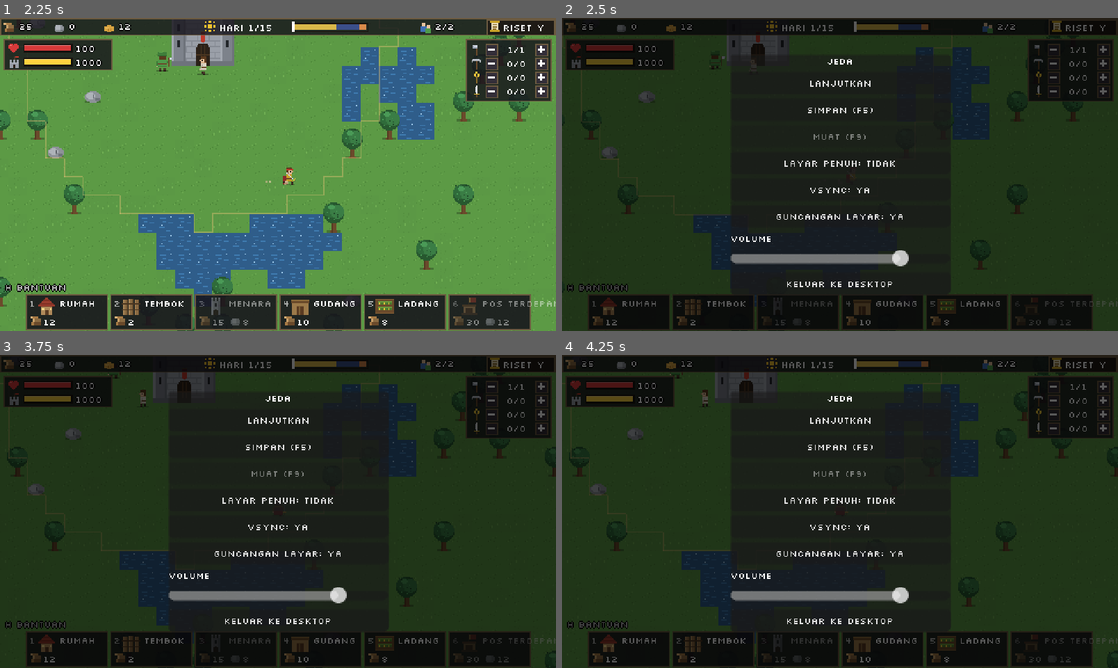
Above: before the commit, frames 1-4 (two rows, left to right).
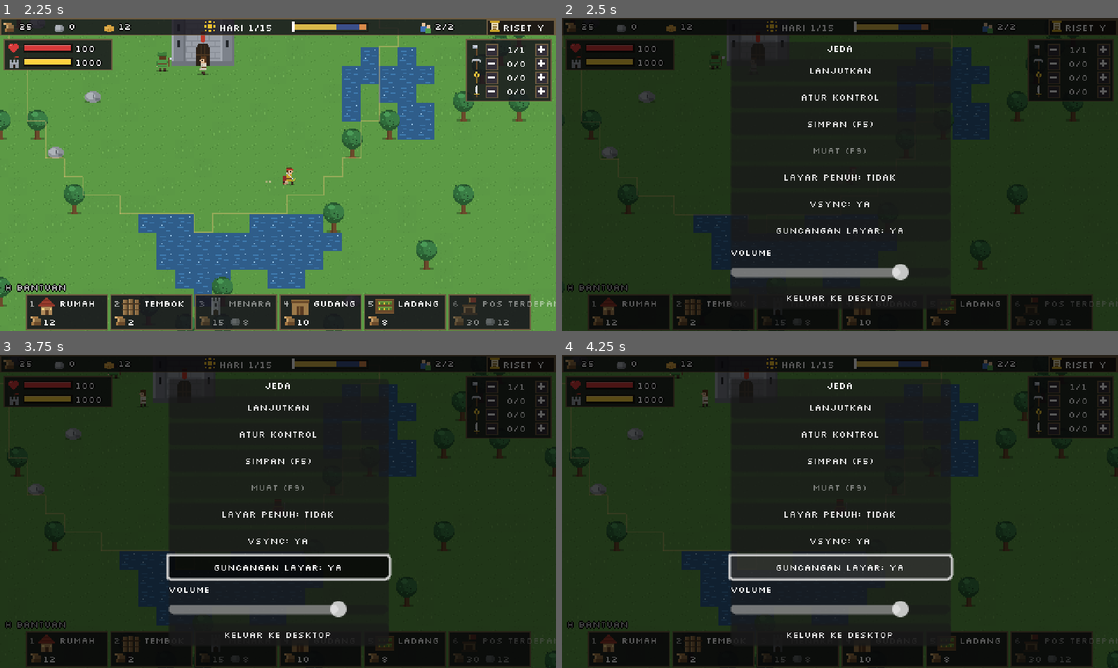
Above: after the commit, the same moments.

Repository: shimleabyte/hold-the-keep
Game: Godot game, scene res://scenes/main.tscn
Same seed, same stepped clock (60 frames per second), same inputs: the game is played once before the commit and once after it.
Inputs (mouse positions are in pixels of both pictures, inside the frame that each line leads up to):
- Up to frame 1 (2.25 s): tap Enter at 0.5 s; move the mouse to (400, 158) at 0.52 s; hold D (move_right) 0.53-1.28 s; hold F (attack) 0.53-1.28 s; click (400, 158) at 0.67 s; tap Space at 0.77, 1.52 s; tap E (interact) at 0.8, 1.35 s; move the mouse to (166, 190) at 1.27 s; hold S (move_down) 1.28-2.03 s; tap Shift (sprint) at 1.55 s; move the mouse to (333, 105) at 2.02 s; hold D (move_right) from 2.03 s (still down); hold Shift (sprint) from 2.03 s (still down)
- Up to frame 2 (2.5 s): keep holding D (move_right); keep holding Shift (sprint); tap P at 2.3 s
- Up to frame 3 (3.75 s): release D (move_right) at 2.75 s; release Shift (sprint) at 2.75 s; click "Lanjutkan" at 2.75 s; move the mouse to (250, 574) at 3.52 s; hold W (move_up) from 3.53 s (still down); tap P at 3.6 s; click (250, 574) at 3.67 s
- Up to frame 4 (4.25 s): keep holding W (move_up); tap Space at 3.77 s; tap F (attack) at 3.8 s

Frame 1 is identical in both runs. In frame 2, 3.8% of the frame differs, in the area x 30-70%, y 8-94%; in frame 3, 4.7%, in the area x 29-71%, y 8-94%; in frame 4, 4.7%.

Commit message:
Expose core key rebinding in the pause menu

Diff:
--- a/scripts/ui/pause_menu.gd
+++ b/scripts/ui/pause_menu.gd
@@ -9,6 +9,11 @@
 var _vs_btn: Button
 var _sh_btn: Button
 var _vol: HSlider
+var _menu_center: CenterContainer
+var _controls_center: CenterContainer
+var _controls_buttons: Dictionary = {}
+var _controls_status: Label
+var _rebinding_action := ""
 var _blocked := false
 
 
@@ -31,11 +36,11 @@
     dim.size = Vector2(480, 270)
     _root.add_child(dim)
 
-    var center := CenterContainer.new()
-    center.size = Vector2(480, 270)
-    _root.add_child(center)
+    _menu_center = CenterContainer.new()
+    _menu_center.size = Vector2(480, 270)
+    _root.add_child(_menu_center)
     var panel := PanelContainer.new()
-    center.add_child(panel)
+    _menu_center.add_child(panel)
     var box := VBoxContainer.new()
     box.custom_minimum_size = Vector2(190, 0)
     box.add_theme_constant_override("separation", 4)
@@ -47,6 +52,7 @@
     box.add_child(title)
 
     _add_button(box, "Lanjutkan", _toggle)
+    _add_button(box, "Atur kontrol", _open_controls)
     _add_button(box, "Simpan (F5)", func() -> void: SaveSystem.save_current())
     _load_btn = _add_button(box, "Muat (F9)", func() -> void: SaveSystem.request_load())
     _fs_btn = _add_button(box, "", func() -> void:
@@ -72,11 +78,126 @@
     box.add_child(_vol)
 
     _add_button(box, "Keluar ke desktop", func() -> void: get_tree().quit())
+    _build_controls_panel()
 
     Events.menu_requested.connect(_on_menu_requested)
     Events.game_over.connect(func(_d: int) -> void: _blocked = true)
     Events.game_won.connect(func(_d: int) -> void: _blocked = true)
     _refresh()
+
+
+func _build_controls_panel() -> void:
+    _controls_center = CenterContainer.new()
+    _controls_center.size = Vector2(480, 270)
+    _controls_center.visible = false
+    _root.add_child(_controls_center)
+
+    var panel := PanelContainer.new()
+    panel.custom_minimum_size = Vector2(370, 238)
+    _controls_center.add_child(panel)
+
+    var box := VBoxContainer.new()
+    box.add_theme_constant_override("separation", 3)
+    panel.add_child(box)
+
+    var title := Label.new()
+    title.text = "KONTROL UTAMA"
+    title.horizontal_alignment = HORIZONTAL_ALIGNMENT_CENTER
+    box.add_child(title)
+
+    var hint := Label.new()
+    hint.text = "Pilih tombol di kanan, lalu tekan tombol pengganti."
+    hint.horizontal_alignment = HORIZONTAL_ALIGNMENT_CENTER
+    box.add_child(hint)
+
+    var scroll := ScrollContainer.new()
+    scroll.custom_minimum_size = Vector2(350, 150)
+    scroll.size_flags_vertical = Control.SIZE_EXPAND_FILL
+    box.add_child(scroll)
+
+    var rows := VBoxContainer.new()
+    rows.size_flags_horizontal = Control.SIZE_EXPAND_FILL
+    rows.add_theme_constant_override("separation", 2)
+    scroll.add_child(rows)
+
+    var labels := {
+        "move_up": "GERAK ATAS",
+        "move_down": "GERAK BAWAH",
+        "move_left": "GERAK KIRI",
+        "move_right": "GERAK KANAN",
+        "interact": "INTERAKSI",
+        "attack": "SERANG",
+        "sprint": "LARI"
+    }
+    for action in Settings.BINDABLE_ACTIONS:
+        var row := HBoxContainer.new()
+        row.custom_minimum_size.y = 20
+        rows.add_child(row)
+
+        var label := Label.new()
+        label.text = labels.get(action, action.to_upper())
+        label.size_flags_horizontal = Control.SIZE_EXPAND_FILL
+        label.vertical_alignment = VERTICAL_ALIGNMENT_CENTER
+        row.add_child(label)
+
+        var key_button := Button.new()
+        key_button.custom_minimum_size = Vector2(82, 19)
+        key_button.text = Settings.binding_label(action)
+        key_button.pressed.connect(_begin_rebind.bind(action))
+        row.add_child(key_button)
+        _controls_buttons[action] = key_button
+
+    _controls_status = Label.new()
+    _controls_status.text = "ESC MEMBATALKAN CAPTURE"
+    _controls_status.horizontal_alignment = HORIZONTAL_ALIGNMENT_CENTER
+    box.add_child(_controls_status)
+
+    var back := Button.new()
+    back.text = "KEMBALI"
+    back.pressed.connect(_close_controls)
+    box.add_child(back)
+
+
+func _open_controls() -> void:
+    _menu_center.visible = false
+    _controls_center.visible = true
+    _controls_status.text = "PILIH AKSI UNTUK MENGGANTI TOMBOL"
+    for action in Settings.BINDABLE_ACTIONS:
+        _controls_buttons[action].text = Settings.binding_label(action)
+    _controls_buttons[Settings.BINDABLE_ACTIONS[0]].grab_focus()
+
+
+func _close_controls() -> void:
+    _rebinding_action = ""
+    _controls_center.visible = false
+    _menu_center.visible = true
+
+
+func _begin_rebind(action: String) -> void:
+    _rebinding_action = action
+    _controls_buttons[action].text = "TEKAN..."
+    _controls_status.text = "TEKAN TOMBOL BARU — ESC BATAL"
+
+
+func _capture_binding(event: InputEventKey) -> void:
+    if _rebinding_action == "":
+        return
+    if event.keycode == KEY_ESCAPE:
+        _controls_buttons[_rebinding_action].text = Settings.binding_label(_rebinding_action)
+        _controls_status.text = "CAPTURE DIBATALKAN"
+        _rebinding_action = ""
+        return
+
+    var code := int(event.physical_keycode)
+    if code == 0:
+        code = int(event.keycode)
+    var action := _rebinding_action
+    if Settings.set_key_binding(action, code):
+        _controls_buttons[action].text = Settings.binding_label(action)
+        _controls_status.text = "BINDING DISIMPAN"
+        _rebinding_action = ""
+    else:
+        _controls_status.text = "TOMBOL DIPAKAI ATAU TIDAK VALID"
 
 
 func _add_button(parent: Control, text: String, action: Callable) -> Button:
@@ -104,6 +225,8 @@
 
 
 func _toggle() -> void:
+    if _controls_center != null and _controls_center.visible:
+        _close_controls()
     if _blocked and not _root.visible:
         return
     var tp := get_tree().get_first_node_in_group("tech_panel")
@@ -117,7 +240,19 @@
 
 
 func _unhandled_input(event: InputEvent) -> void:
-    if event is InputEventKey and event.pressed and not event.echo:
-        if event.keycode == KEY_P or (event.keycode == KEY_ESCAPE and _root.visible):
+    if not (event is InputEventKey) or not event.pressed or event.echo:
+        return
+    if _rebinding_action != "":
+        _capture_binding(event)
+        get_viewport().set_input_as_handled()
+        return
+    if event.keycode == KEY_ESCAPE and _root.visible:
+        if _controls_center.visible:
+            _close_controls()
+        else:
             _toggle()
-            get_viewport().set_input_as_handled()
+        get_viewport().set_input_as_handled()
+        return
+    if event.keycode == KEY_P:
+        _toggle()
+        get_viewport().set_input_as_handled()
